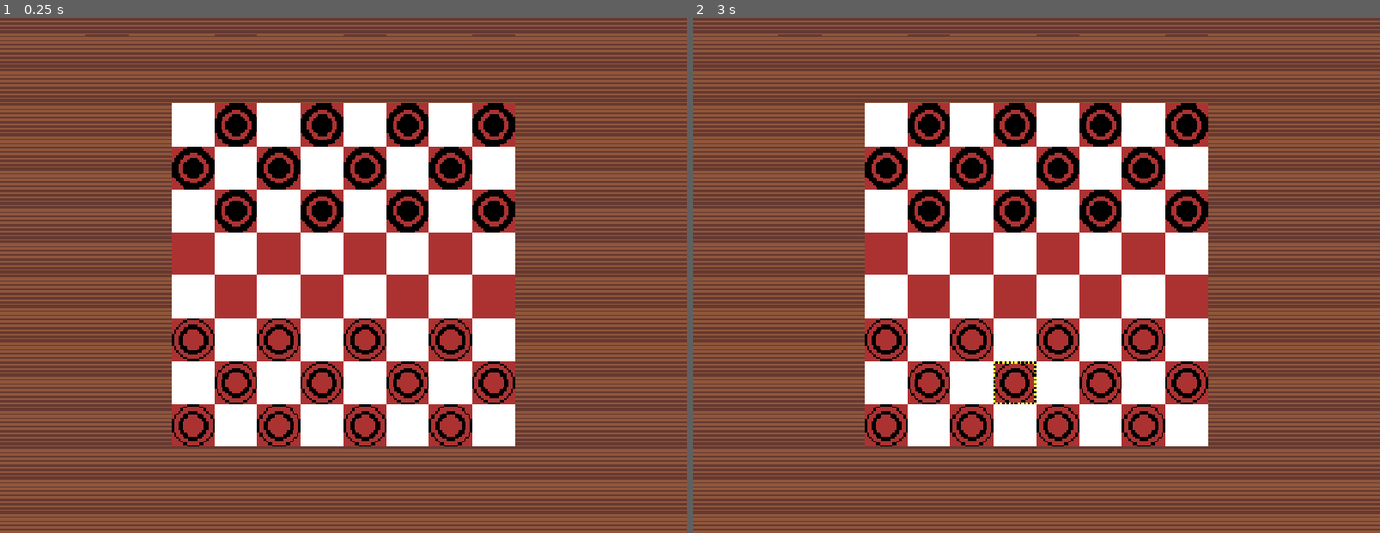
Above: before the commit, frames 1-2 (left to right).
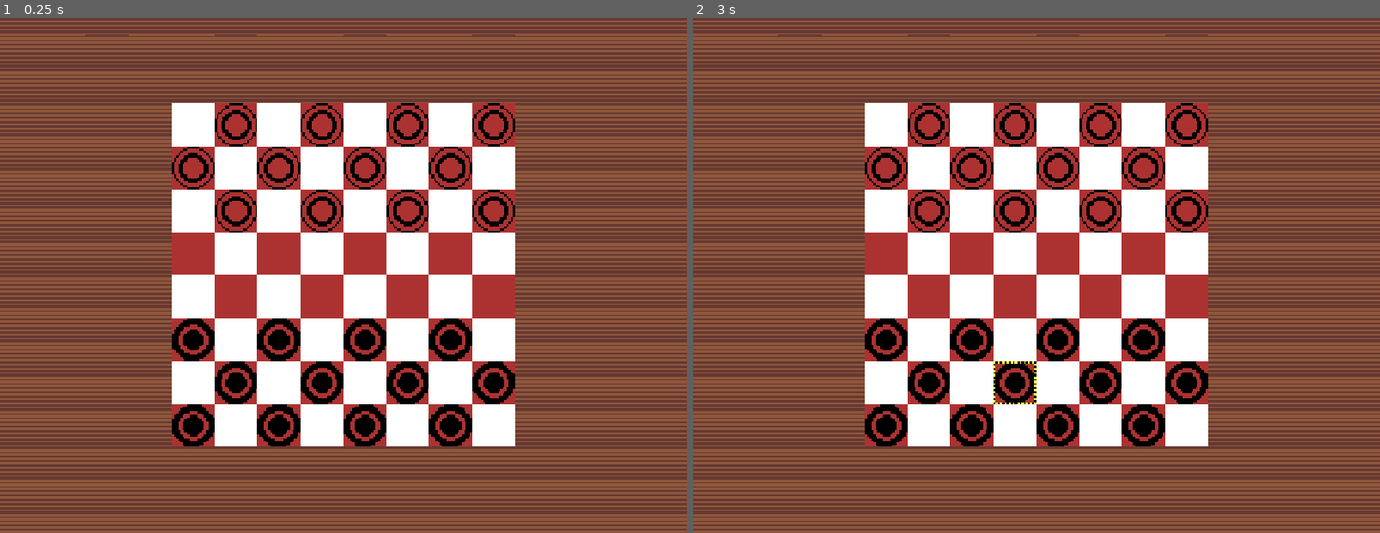
Above: after the commit, the same moments.

Repository: Joey451-OG/Godot-Checkers-Clone
Game: Godot game, scene res://scenes/root.tscn
Same seed, same stepped clock (60 frames per second), same inputs: the game is played once before the commit and once after it.
Inputs (mouse positions are in pixels of both pictures, inside the frame that each line leads up to):
- Up to frame 1 (0.25 s): no input
- Up to frame 2 (3 s): tap Enter at 0.5, 2 s; move the mouse to (1187, 249) at 0.52 s; press the mouse at (1187, 249) at 0.53 s; tap Space at 1.25, 2.75 s; move the mouse to (899, 301) at 1.27 s; release the mouse at (899, 301) at 1.28 s; click (899, 301) at 1.35 s; move the mouse to (1105, 162) at 2.02 s; press the mouse at (1105, 162) at 2.03 s; move the mouse to (1002, 378) at 2.77 s; release the mouse at (1002, 378) at 2.78 s; click (1002, 378) at 2.85 s

The runs differ from the first frame. In frame 1, 8.1% of the frame differs, in the area x 25-75%, y 16-84%; in frame 2, 8.1%.
Error in both runs: Invalid access to property or key '<null>' on a base object of type 'Array[Piece]'. (res://GDScript/main.gd:67)

Commit message:
Some partiial fixes

Diff:
--- a/GDScript/main.gd
+++ b/GDScript/main.gd
@@ -5,7 +5,7 @@
 @export var isDebugOn: bool = false
 
 # shared
-var isPlayerRed : bool = true
+var isPlayerRed : bool = false
 var black_pieces : Array[Piece]
 var red_pieces : Array[Piece]
 var isPlayerTurn : bool
@@ -111,6 +111,8 @@
 
 			# TODO: Impliment capturing checks
 			# It might be more effient to hand off to a seperate function here
+
+
 	else:
 		# King logic
 		# basically the same except a bit more complicated
@@ -119,6 +121,15 @@
 		pass
 
 	return valid_moves
+
+func _valid_king_moves(piece_index : int):
+	var current := player_pieces[piece_index]
+	var left := Vector2i(current.cord.x - 1, current.cord.y - 1)
+	var right := Vector2i(current.cord.x + 1, current.cord.y - 1)
+	var left_king := Vector2i(current.cord.x - 1, current.cord.y + 1)
+	var right_king := Vector2i(current.cord.x + 1, current.cord.y + 1)
+
+
 
 func _move_piece(location: Vector2i) -> void:
 	'''
